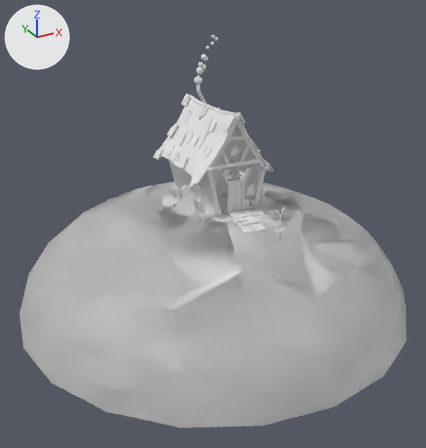
Renders of the Blender file lowpolyhut.blend from each side of a commit.
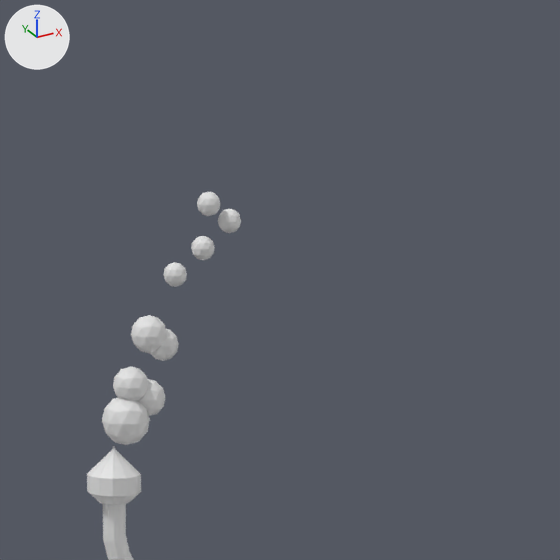
Each version is shown whole from a 50 mm lens placed at (-11.07, -18.33, 8.85), pointed at (-0.43, 1.01, -0.82), then close up on the part from 42% to 63% of the width and 1% to 21% of the height. The axes (+X, +Y, +Z) are drawn at upper left. The lights are the same throughout.

The older version as bpy lines, for what is in view:
```python
ob_cylinder = bpy.data.objects.new('Cylinder', me_cylinder)
ob_cylinder.location = (0.608, 3.067, 2.862)
ob_cylinder.rotation_euler = (0.0, 0.474, 0.0)  # degrees (0, 27, 0)
ob_cylinder.scale = (0.11, 0.11, 0.11)
ob_icosphere_003 = bpy.data.objects.new('Icosphere.003', me_icosphere_003)
ob_icosphere_003.location = (0.105, 3.059, 4.976)
ob_icosphere_003.scale = (0.153, 0.153, 0.153)
ob_icosphere_004 = bpy.data.objects.new('Icosphere.004', me_icosphere_004)
ob_icosphere_004.location = (0.144, 3.059, 5.187)
ob_icosphere_004.scale = (0.115, 0.115, 0.115)
ob_icosphere_005 = bpy.data.objects.new('Icosphere.005', me_icosphere_005)
ob_icosphere_005.location = (0.26, 3.059, 5.103)
ob_icosphere_005.scale = (0.115, 0.115, 0.115)
ob_icosphere_008 = bpy.data.objects.new('Icosphere.008', me_icosphere_008)
ob_icosphere_008.location = (0.46, 3.059, 5.837)
ob_icosphere_008.scale = (0.0743, 0.0743, 0.0743)
ob_icosphere_009 = bpy.data.objects.new('Icosphere.009', me_icosphere_009)
ob_icosphere_009.location = (0.658, 3.059, 5.985)
ob_icosphere_009.scale = (0.0743, 0.0743, 0.0743)
ob_icosphere_010 = bpy.data.objects.new('Icosphere.010', me_icosphere_010)
ob_icosphere_010.location = (0.699, 3.059, 6.247)
ob_icosphere_010.scale = (0.0743, 0.0743, 0.0743)
ob_icosphere_011 = bpy.data.objects.new('Icosphere.011', me_icosphere_011)
ob_icosphere_011.location = (0.847, 3.059, 6.138)
ob_icosphere_011.scale = (0.0743, 0.0743, 0.0743)
# also in view: 'Icosphere.006' at (0.27, 3.06, 5.49)
```
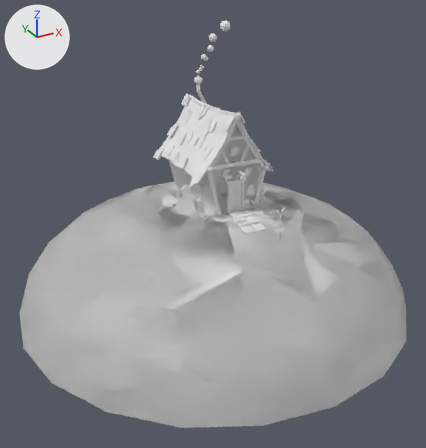
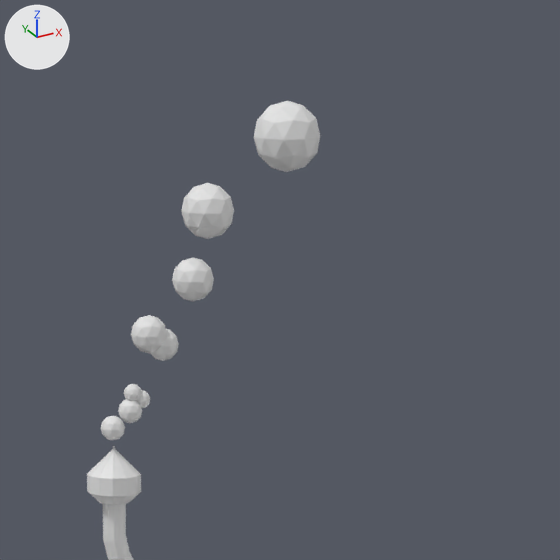
Commit message: pt6 fixed smoke

Boxes (x1, y1, x2, y2) around the edits, measured in the close-ups (560 x 560 px):
'Icosphere.010', moved, rescaled (179% wider, 177% taller)
    before: (197, 191, 220, 216)
    after: (254, 101, 320, 172)
'Icosphere.009', moved, rescaled (116% wider, 128% taller)
    before: (191, 236, 215, 260)
    after: (181, 183, 234, 239)
'Icosphere.003', moved, rescaled (49% narrower, 48% shorter)
    before: (102, 398, 150, 445)
    after: (118, 399, 142, 423)
'Icosphere.008', moved, rescaled (72% wider, 69% taller)
    before: (163, 262, 187, 287)
    after: (172, 258, 214, 301)
'Icosphere.004', moved, rescaled (47% narrower, 49% shorter)
    before: (113, 367, 148, 401)
    after: (124, 384, 142, 401)
'Icosphere.011', moved, rescaled
    before: (218, 208, 241, 233)
    after: (101, 416, 125, 440)
'Icosphere.005', moved, rescaled (50% narrower, 50% shorter)
    before: (138, 379, 165, 416)
    after: (137, 390, 150, 408)

What changed in the scene script:
```text
Change ob_icosphere_003:
    ob_icosphere_003.location: (0.105, 3.059, 4.976) -> (0.137, 3.059, 5.032)
    ob_icosphere_003.scale: (0.153, 0.153, 0.153) -> (0.0769, 0.0769, 0.0769)
Change ob_icosphere_004:
    ob_icosphere_004.location: (0.144, 3.059, 5.187) -> (0.157, 3.059, 5.138)
    ob_icosphere_004.scale: (0.115, 0.115, 0.115) -> (0.0579, 0.0579, 0.0579)
Change ob_icosphere_005:
    ob_icosphere_005.location: (0.26, 3.059, 5.103) -> (0.215, 3.059, 5.096)
    ob_icosphere_005.scale: (0.115, 0.115, 0.115) -> (0.0579, 0.0579, 0.0579)
Change ob_icosphere_008:
    ob_icosphere_008.location: (0.46, 3.059, 5.837) -> (0.587, 3.059, 5.8)
    ob_icosphere_008.scale: (0.0743, 0.0743, 0.0743) -> (0.133, 0.133, 0.133)
Change ob_icosphere_009:
    ob_icosphere_009.location: (0.658, 3.059, 5.985) -> (0.692, 3.059, 6.205)
    ob_icosphere_009.scale: (0.0743, 0.0743, 0.0743) -> (0.167, 0.167, 0.167)
Change ob_icosphere_010:
    ob_icosphere_010.location: (0.699, 3.059, 6.247) -> (1.256, 3.059, 6.621)
    ob_icosphere_010.scale: (0.0743, 0.0743, 0.0743) -> (0.213, 0.213, 0.213)
Change ob_icosphere_011:
    ob_icosphere_011.location: (0.847, 3.059, 6.138) -> (0.013, 3.059, 4.935)
    ob_icosphere_011.scale: (0.0743, 0.0743, 0.0743) -> (0.0769, 0.0769, 0.0769)
```
